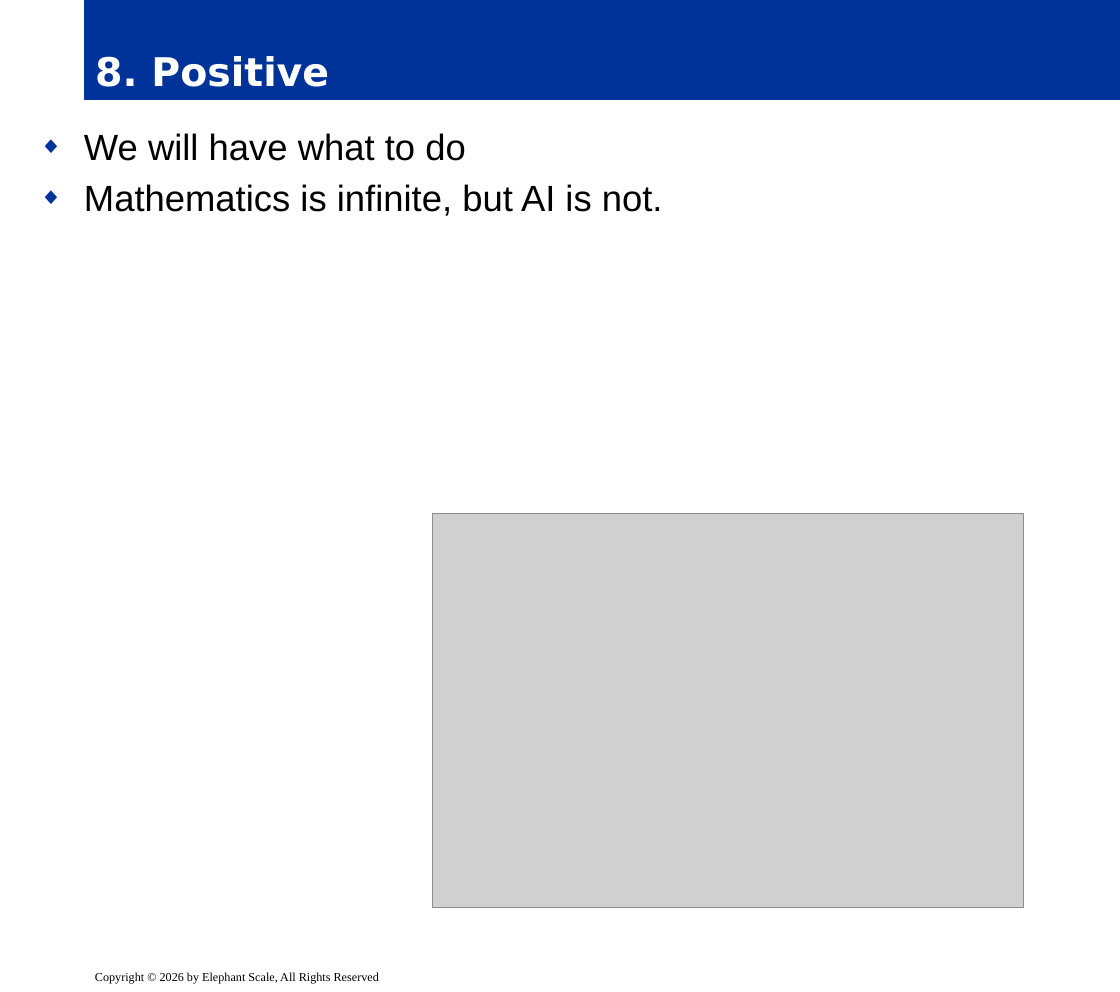
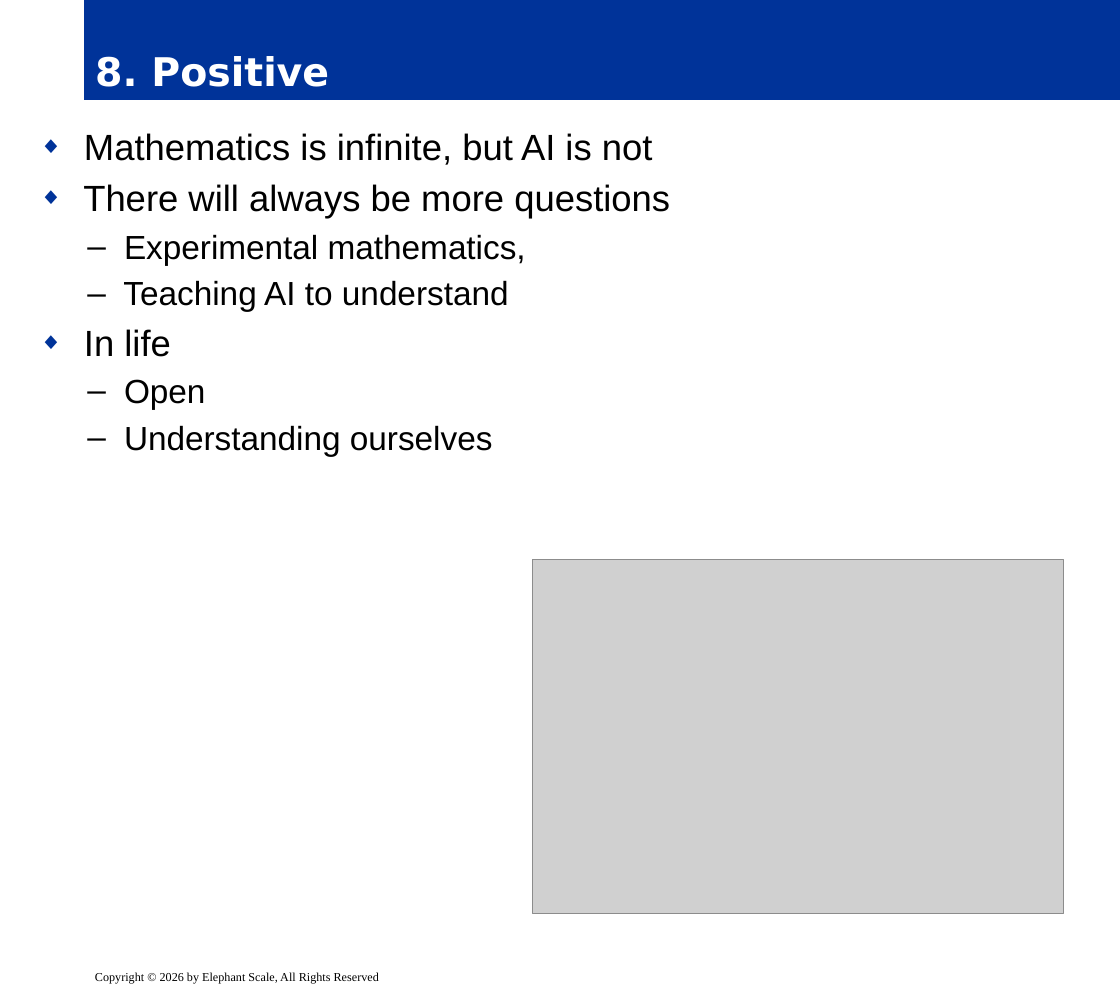
Before and after one commit to elephantscale/OpenAI-labs, a slide deck: slide 10 of 120-eight-questions-on-math-and-AI/slides/release/01__intro.pptx. Drawn at 1120x992 pixels with LibreOffice and Linux fonts; fonts in the diff are those of the drawing; grey boxes stand for pictures; background and template pictures are left out. Boxes give left, top, right and bottom in pixels: in the first picture for what was removed or moved away, otherwise in the second. Text is boxed around its words. In the diff, an @@ line names an element or a change of style, - is before the commit and + after.

```diff
--- a/120-eight-questions-on-math-and-AI/slides/release/01__intro.pptx
+++ b/120-eight-questions-on-math-and-AI/slides/release/01__intro.pptx
@@ text at box(83, 133, 670, 456): text changed; size 24 to 22 pt @@
-◆ We will have what to do
-◆ Mathematics is infinite, but AI is not.
+◆ Mathematics is infinite, but AI is not
+◆ There will always be more questions
+  – Experimental mathematics,
+  – Teaching AI to understand
+◆ In life
+  – Open
+  – Understanding ourselves
@@ picture: place and size @@
-picture at box(433, 514, 1024, 907)
+picture at box(533, 559, 1064, 913)
```
Also in this commit, not shown: 7 other slides changed, 1 other file.
